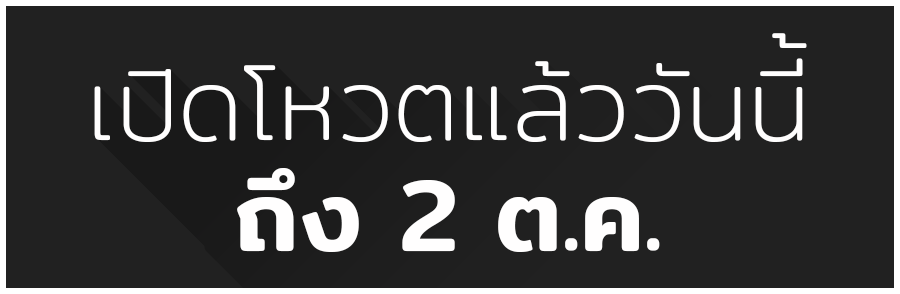
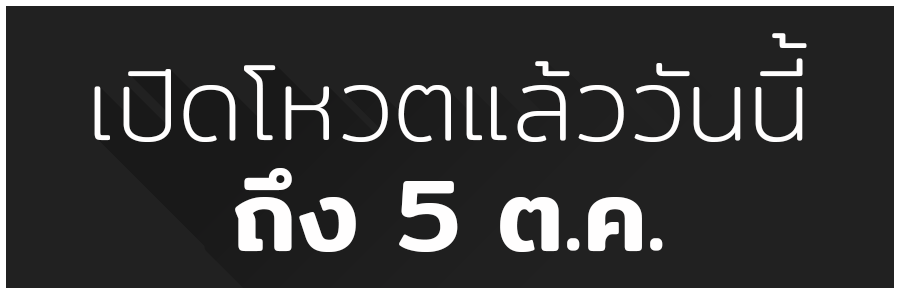
The second 900px x 294px image is a revision of the first. Changes to its layers:
renamed "เปิดโหวตแล้ววันนี้ ถึง 2 ต.ค." to "เปิดโหวตแล้ววันนี้ ถึง 5 ต.ค.", painted on it over left=235, top=168, right=663, bottom=252
